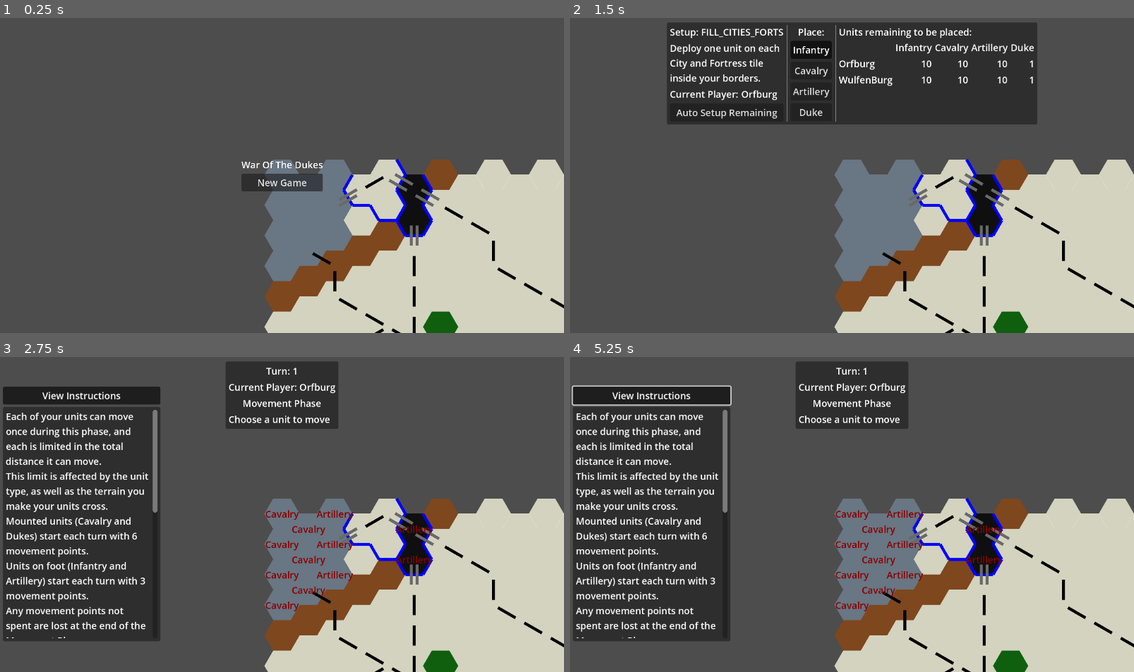
Above: before the commit, frames 1-4 (two rows, left to right).
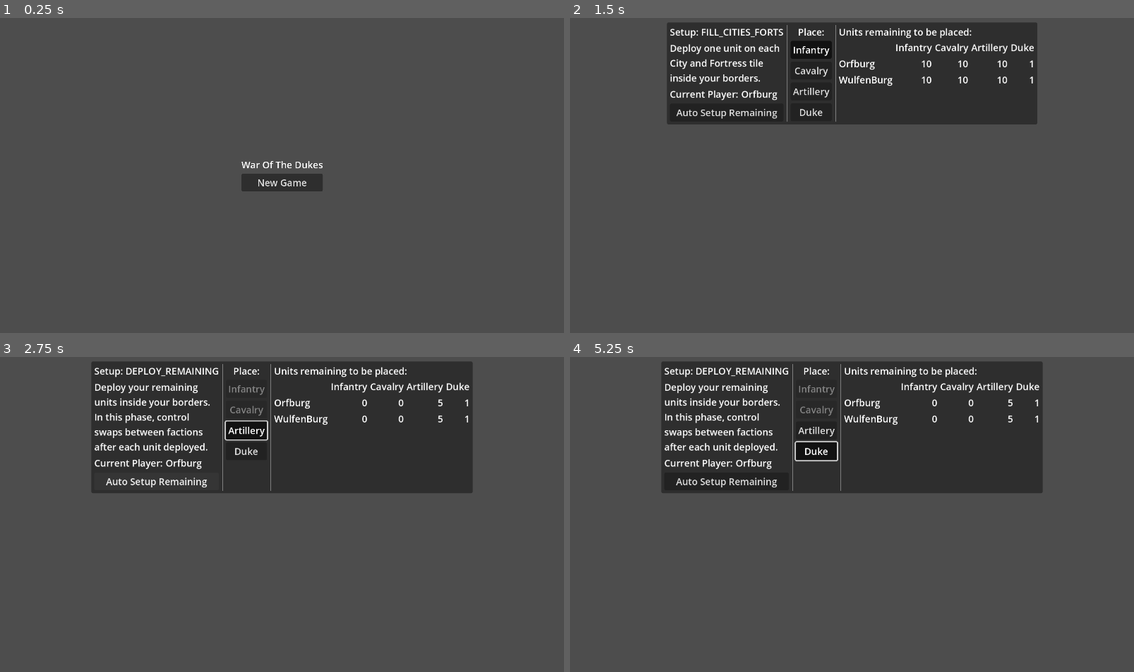
Above: after the commit, the same moments.

Repository: Jayjader/WarOfTheDukes
Game: Godot game, scene res://main_game_scene.tscn
Same seed, same stepped clock (60 frames per second), same inputs: the game is played once before the commit and once after it.
Inputs (mouse positions are in pixels of both pictures, inside the frame that each line leads up to):
- Up to frame 1 (0.25 s): no input
- Up to frame 2 (1.5 s): click "New Game" at 0.5 s; click "Confirm" at 1.25 s
- Up to frame 3 (2.75 s): click "Auto Setup Remaining" at 2 s
- Up to frame 4 (5.25 s): click (648, 394) at 2.75 s, where only the run before the commit has a clickable "View Instructions"; click (818, 429) at 3.5 s, where only the run after the commit has a clickable "Artillery"; click (818, 451) at 4.25 s, where only the run after the commit has a clickable "Duke"; click (648, 508) at 5 s, where only the run before the commit has a clickable "View Instructions"

The runs differ from the first frame. In frame 1, 27% of the frame differs, in the area x 46-100%, y 44-100%; in frame 2, 28%; in frame 3, 66%; in frame 4, 67%, in the area x 0-100%, y 1-100%.
Error after the commit: Parse Error: Identifier "Rules" not declared in the current scope. (res://board/hex_map_data.gd:48)

Commit message:
limit unit movement by tile/border cost
for #4

Diff:
--- a/board/BoardRoot.gd
+++ b/board/BoardRoot.gd
@@ -49,6 +49,11 @@
 		if self.is_node_ready():
 			%TileOverlay.report_clicked_hex = value
 
+func paths_from(tile: Vector2i, max_cost: int):
+	return MapData.map.paths_from(tile, max_cost)
+func movement_cost(from_: Vector2i, to_: Vector2i) -> int:
+	var max_cost = 60
+	return paths_from(from_, max_cost)[to_][1]
 
 func _on_tile_overlay_hex_hovered(axial: Vector2i):
 	hex_hovered.emit(axial)
--- a/board/TileOverlay.gd
+++ b/board/TileOverlay.gd
@@ -35,6 +35,13 @@
 			calibration_step_changed.emit(Enums.TileOverlayCalibration.find_key(value.mode))
 		calibration = value
 		queue_redraw()
+
+var destinations: Dictionary = {}
+
+func clear_destinations():
+	destinations.clear()
+func set_destinations(new_values):
+	destinations = new_values
 
 var tiles_origin:
 	get:
@@ -209,6 +216,20 @@
 			Drawing.fill_hex(self, Util.hex_coords_to_pixel(tile, hex_size), hex_size, MapData.map.tiles[tile])
 		for border_center in MapData.map.borders:
 				Drawing.draw_border(self, MapData.map.borders[border_center], border_center, hex_size, Vector2(tiles_origin))
+		Drawing.draw_zone(self, "Movement Range", destinations.keys(), hex_size, origin)
+		for destination_tile in destinations:
+			self.draw_string_outline(
+				self.get_window().get_theme_default_font(),
+				Util.hex_coords_to_pixel(destination_tile, hex_size),
+				"%s" % destinations[destination_tile][1],
+				HORIZONTAL_ALIGNMENT_CENTER, -1, 16, 2, Color.BLACK
+			)
+			self.draw_string(
+				self.get_window().get_theme_default_font(),
+				Util.hex_coords_to_pixel(destination_tile, hex_size),
+				"%s" % destinations[destination_tile][1],
+				HORIZONTAL_ALIGNMENT_CENTER, -1, 16, Color.WHITE
+			)
 		if state.get("hover") != null:
 			Drawing.draw_hover(self, current_mode, state.hover, Vector2(tiles_origin), MapData.map.hex_size_in_pixels)
 
--- a/board/board_root.tscn
+++ b/board/board_root.tscn
@@ -36,8 +36,6 @@
 [node name="TileOverlay" type="Node2D" parent="ViewportContainer/SubViewport"]
 unique_name_in_owner = true
 script = ExtResource("4_5o13e")
-report_hovered_hex = false
-report_clicked_hex = false
 read_only = true
 calibration = {
 "hex_size": 58.2038,
--- a/board/hex_map_data.gd
+++ b/board/hex_map_data.gd
@@ -15,3 +15,44 @@
 
 @export_group("Map Properties")
 @export var hex_size_in_pixels: float = 60
+
+class MapPathStep:
+	var tile
+	var cost_to_enter
+class MapPath:
+	var steps: Array[MapPathStep] = []
+	var total_cost:
+		get:
+			return steps.reduce(func(accum, next): accum + next.cost_to_enter, 0)
+
+
+func paths_from(start: Vector2i, max_cost=0) -> Dictionary:
+	var frontier = [[start, 0]]
+	var reached = {start: [start, 0]}
+
+	while len(frontier) > 0:
+		frontier.sort_custom(func(a, b): return b[1] > a[1])
+		var next = frontier.pop_front()
+		var next_axial = next[0]
+		var next_accumulated_cost = next[1]
+		var next_cube = Util.axial_to_cube(next_axial)
+		for direction in Util.cube_directions:
+			var to_ = Vector2i(Util.cube_to_axial(next_cube + Vector3(direction)))
+			var to_kind = tiles.get(to_)
+			if to_kind == null:
+				continue
+			var border = Util.cube_to_axial(0.5 * Vector3(direction) + next_cube)
+			var border_kind = borders.get(border)
+			if border_kind == "River" or (border_kind == null and to_kind == "Lake"):
+				continue
+			var movement_cost = next_accumulated_cost + Rules.MovementCost[border_kind if border_kind != null else to_kind]
+			if movement_cost > max_cost:
+				continue
+			if to_ in reached:
+				if reached[to_][1] > movement_cost:
+					reached[to_] = [next_axial, movement_cost]
+				continue
+
+			frontier.push_back([to_, movement_cost])
+			reached[to_] = [next_axial, movement_cost]
+	return reached
--- a/board/unit_layer/unit_layer_root.gd
+++ b/board/unit_layer/unit_layer_root.gd
@@ -2,34 +2,31 @@
 
 const Unit = preload("res://board/unit_layer/unit_root.tscn")
 
-signal unit_clicked(kind: Enums.Unit, faction: Enums.Faction, tile: Vector2i)
+signal unit_clicked(unit: GamePiece)
 
 func _place_piece(tile: Vector2i, kind: Enums.Unit, faction: Enums.Faction):
 	print_debug("placing piece (%s, %s, %s)" % [tile, kind, faction])
-	var unit = Unit.instantiate()
-	add_child(unit)
-	unit.tile = tile
-	unit.kind = kind
-	unit.faction = faction
-	unit.connect(
+	var new_unit = Unit.instantiate()
+	add_child(new_unit)
+	new_unit.kind = kind
+	new_unit.faction = faction
+	new_unit.tile = tile
+	new_unit.connect(
 		"selected",
 		func():
-			print_debug("selected unit %s" % unit)
-			unit_clicked.emit(unit.kind, unit.faction, unit.tile)
+			print_debug("selected unit %s" % new_unit)
+			unit_clicked.emit(new_unit)
 	)
 
 
 func make_faction_selectable(faction, omit=[]):
 	for unit in get_children():
-		unit.selectable = (unit.faction == faction and not omit.has(unit.name))
+		unit.selectable = (unit.faction == faction and not omit.has(unit))
 
 
 func _unselect_all_units():
 	for unit in get_children():
 		unit.selected = false
 
-func move_unit(from_: Vector2i, to_: Vector2i):
-	for unit in get_children():
-		if unit.tile == from_:
-			unit.tile = to_
-			break
+func move_unit(mover: GamePiece, from_: Vector2i, to_: Vector2i):
+	mover.tile = to_
--- a/board/unit_layer/unit_root.gd
+++ b/board/unit_layer/unit_root.gd
@@ -1,4 +1,5 @@
 extends Node2D
+class_name GamePiece
 
 @export var tile: Vector2i:
 	get:
@@ -8,12 +9,14 @@
 @export var kind: Enums.Unit:
 	set(value):
 		$Label.set_text(Enums.Unit.find_key(value))
+		movement_points = Rules.MovementPoints[value]
 		kind = value
 @export var faction: Enums.Faction:
 	set(value):
 		$Label.add_theme_color_override("font_color", Drawing.faction_colors[value])
 		faction = value
 		# todo: set theme according to faction
+@export var movement_points: int
 
 @export var selectable: bool = false:
 	set(value):
--- a/game_session/GameSessionRoot.gd
+++ b/game_session/GameSessionRoot.gd
@@ -35,10 +35,7 @@
 	$SetupRoot.queue_free()
 	var game_play = GamePlay.instantiate()
 	add_child(game_play)
-	Board.report_clicked_hex = false
-	Board.report_hovered_hex = false
-	game_play.game_over.connect(end_game)
-	#%BoardRoot/Background/TileOverLay.connect("tile_hovered", game_play.choose)
+	game_play.connect("game_over", end_game)
 
 
 
@@ -52,4 +49,4 @@
 
 
 func _on_board_root_toggled_editing(editing: bool):
-	get_child(1).set_visible(not editing)
+	get_child(0).set_visible(not editing)
--- a/game_session/game_play/game_play_root.gd
+++ b/game_session/game_play/game_play_root.gd
@@ -65,59 +65,86 @@
 		if self.is_node_ready():
 			%SubPhaseInstruction.text = INSTRUCTIONS[data.subphase]
 
+
+func _on_current_player_change():
+	Board.get_node("%UnitLayer").make_faction_selectable(current_player)
+
 func _ready():
+	_on_current_player_change()
+	Board.report_clicked_hex = false
+	Board.report_hovered_hex = false
+	Board.get_node("%UnitLayer").connect("unit_clicked", self._on_unit_selection)
 	match current_phase:
 		Enums.PlayPhase.MOVEMENT:
 			data = { subphase = Enums.MovementSubPhase.CHOOSE_UNIT, moved = {} }
 		Enums.PlayPhase.COMBAT:
 			data = { subphase = Enums.CombatSubPhase.CHOOSE_ATTACKERS }
 	Board.get_node("%UnitLayer").make_faction_selectable(current_player)
-	Board.get_node("%UnitLayer").connect("unit_clicked", _on_unit_selection)
 	unit_moved.connect(Board.get_node("%UnitLayer").move_unit)
 
 func detect_game_result():
 	return Enums.GameResult.DRAW # todo
 
-func _on_unit_selection(kind, faction, tile):
-	print_debug("blablaabl callback %s %s %s" % [Enums.Unit.find_key(kind), faction, tile])
+func _on_unit_selection(selected_unit: GamePiece):
+	print_debug("_on_unit_selection %s %s %s" % [selected_unit.kind, selected_unit.faction, selected_unit.tile])
 	match data.subphase:
 		Enums.MovementSubPhase.CHOOSE_UNIT:
-			select_unit(tile)
+			if data.moved.values().has(selected_unit.tile):
+				return
+			choose_mover(selected_unit)
 		Enums.MovementSubPhase.CHOOSE_DESTINATION:
 			pass
 		Enums.CombatSubPhase.CHOOSE_ATTACKERS:
-			choose_attacker(tile)
+			choose_attacker(selected_unit)
 		Enums.CombatSubPhase.CHOOSE_DEFENDER:
-			choose_defender(tile)
-
-func select_unit(unit_tile: Vector2i):
-	if data.moved.values().has(unit_tile):
-		return
-	data = {
-		subphase = Enums.MovementSubPhase.CHOOSE_DESTINATION,
-		selection = unit_tile,
-		moved = data.moved,
-	}
-	Board.get_node("%UnitLayer").make_faction_selectable(null)
+			choose_defender(selected_unit)
+
+func _on_hex_selection(tile, kind, faction):
+	print_debug("_on_hex_selection %s %s %s" % [kind, faction, tile])
+	match data.subphase:
+		Enums.MovementSubPhase.CHOOSE_UNIT:
+			pass
+		Enums.MovementSubPhase.CHOOSE_DESTINATION:
+			var mover = data.selection
+			if mover.tile == tile:
+				data = {
+					subphase = Enums.MovementSubPhase.CHOOSE_UNIT,
+					moved = data.moved,
+					destinations = {}
+				}
+				Board.get_node("%TileOverlay").clear_destinations()
+			else:
+				if tile in data.destinations:
+					choose_destination(tile)
+
+func choose_mover(unit: GamePiece):
 	Board.report_clicked_hex = true
 	Board.report_hovered_hex = true
-	Board.hex_clicked.connect(_on_board_hex_click_for_destination)
-
-func _on_board_hex_click_for_destination(tile, kind, zones):
-	select_destination(tile)
-
-signal unit_moved(from_: Vector2i, to_: Vector2i)
-func select_destination(destination_tile: Vector2i):
-	Board.hex_clicked.disconnect(_on_board_hex_click_for_destination)
-	unit_moved.emit(destination_tile, data.selection)
-	data.moved[data.selection] = destination_tile
+	Board.hex_clicked.connect(self._on_hex_selection)
+	data = {
+		subphase = Enums.MovementSubPhase.CHOOSE_DESTINATION,
+		selection = unit,
+		moved = data.moved,
+		destinations = Board.paths_from(unit.tile, unit.movement_points)
+	}
+	Board.get_node("%TileOverlay").set_destinations(data.destinations)
+	Board.get_node("%UnitLayer").make_faction_selectable(null)
+
+
+signal unit_moved(mover: GamePiece, from_:Vector2i, to_: Vector2i)
+func choose_destination(destination_tile: Vector2i):
+	Board.hex_clicked.disconnect(self._on_hex_selection)
+	var mover = data.selection
+	data.moved[mover] = [mover.tile, destination_tile]
 	data = {
 		subphase = Enums.MovementSubPhase.CHOOSE_UNIT,
 		moved = data.moved,
 	}
-	Board.get_node("%UnitLayer").make_faction_selectable(current_player, data.moved)
 	Board.report_clicked_hex = false
 	Board.report_hovered_hex = false
+	Board.get_node("%TileOverlay").clear_destinations()
+	Board.get_node("%UnitLayer").make_faction_selectable(current_player, data.moved.keys())
+	unit_moved.emit(mover, mover.tile, destination_tile)
 
 func confirm_movement():
 	current_phase = Enums.PlayPhase.COMBAT
@@ -129,8 +156,8 @@
 	Board.get_node("%UnitLayer").make_faction_selectable(current_player)
 
 
-func choose_attacker(attacker_tile: Vector2i):
-	data.attacking.append(attacker_tile)
+func choose_attacker(attacker: GamePiece):
+	data.attacking.append(attacker)
 	data = {
 		subphase = Enums.CombatSubPhase.CHOOSE_ATTACKERS,
 		attacking = data.attacking,
@@ -152,10 +179,9 @@
 }
 
 
-func choose_defender(defender_tile: Vector2i):
+func choose_defender(defender: GamePiece):
 	for attacker in data.attacking:
-		# tech debt created: we loose track of which piece was defending on this tile
-		data.attacked[attacker] = defender_tile
+		data.attacked[attacker] = defender
 	data = {
 		subphase = Enums.CombatSubPhase.CHOOSE_ATTACKERS,
 		attacking = [],
